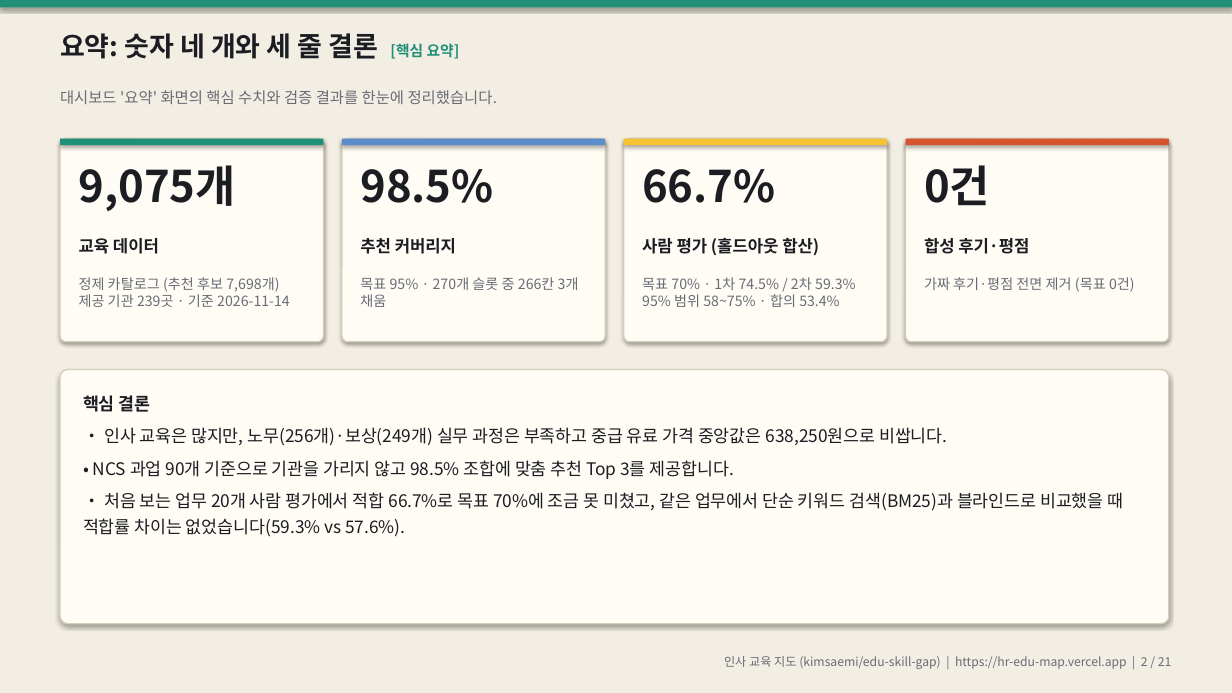
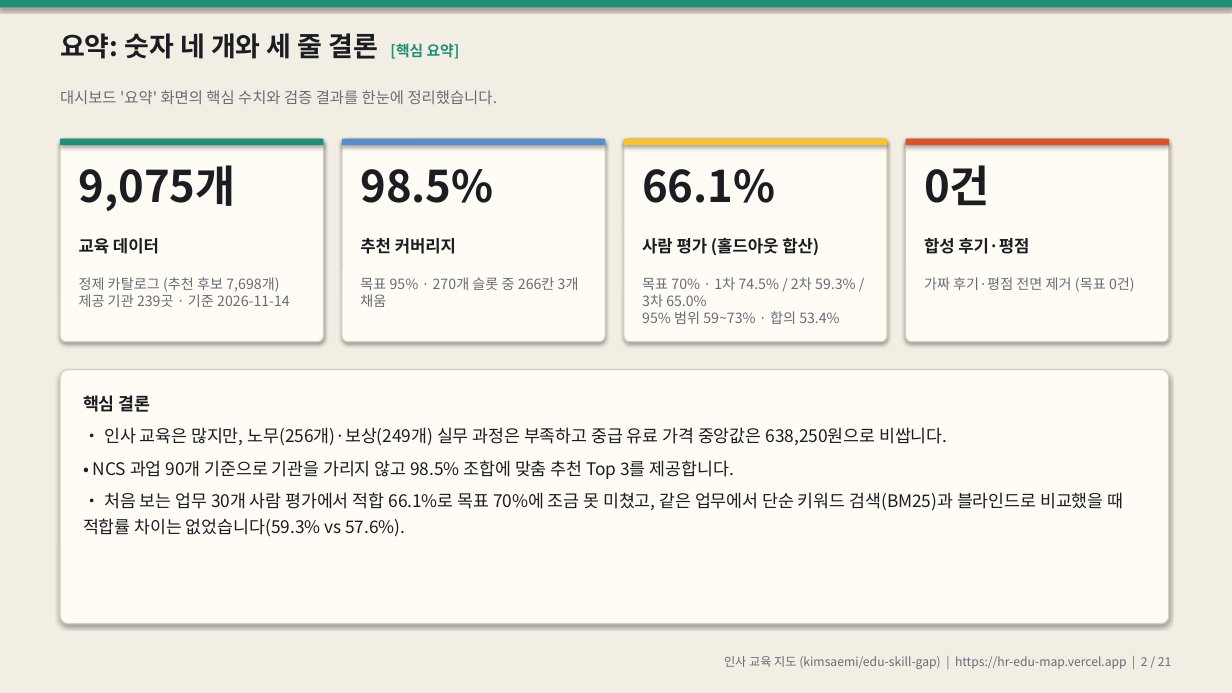
Before and after one commit to kimsaemi/edu-skill-gap, a slide deck: slide 2 of presentation/HR_교육지도_발표.pptx. Drawn at 1232x693 pixels with LibreOffice and Linux fonts; fonts in the diff are those of the drawing. Boxes give left, top, right and bottom in pixels: in the first picture for what was removed or moved away, otherwise in the second. Text is boxed around its words. In the diff, an @@ line names an element or a change of style, - is before the commit and + after.

Commit message:
feat: 홀드아웃 3차 결과 발표 자료 반영 — 30개 업무 합산 66.1% 및 가짜 추천 차단 검정

```diff
--- a/presentation/HR_교육지도_발표.pptx
+++ b/presentation/HR_교육지도_발표.pptx
@@ text at [642, 169, 775, 203]: text changed @@
-66.7%
+66.1%
@@ text at [642, 277, 855, 324]: text changed @@
-목표 70% · 1차 74.5% / 2차 59.3%
-95% 범위 58~75% · 합의 53.4%
+목표 70% · 1차 74.5% / 2차 59.3% / 3차 65.0%
+95% 범위 59~73% · 합의 53.4%
@@ text at [83, 492, 1124, 537]: text changed @@
-• 처음 보는 업무 20개 사람 평가에서 적합 66.7%로 목표 70%에 조금 못 미쳤고, 같은 업무에서 단순 키워드 검색(BM25)과 블라인드로 비교했을 때 적합률 차이는 없었습니다(59.3% vs 57.6%).
+• 처음 보는 업무 30개 사람 평가에서 적합 66.1%로 목표 70%에 조금 못 미쳤고, 같은 업무에서 단순 키워드 검색(BM25)과 블라인드로 비교했을 때 적합률 차이는 없었습니다(59.3% vs 57.6%).
```
Also in this commit, not shown: 5 other slides changed, 13 other files.
